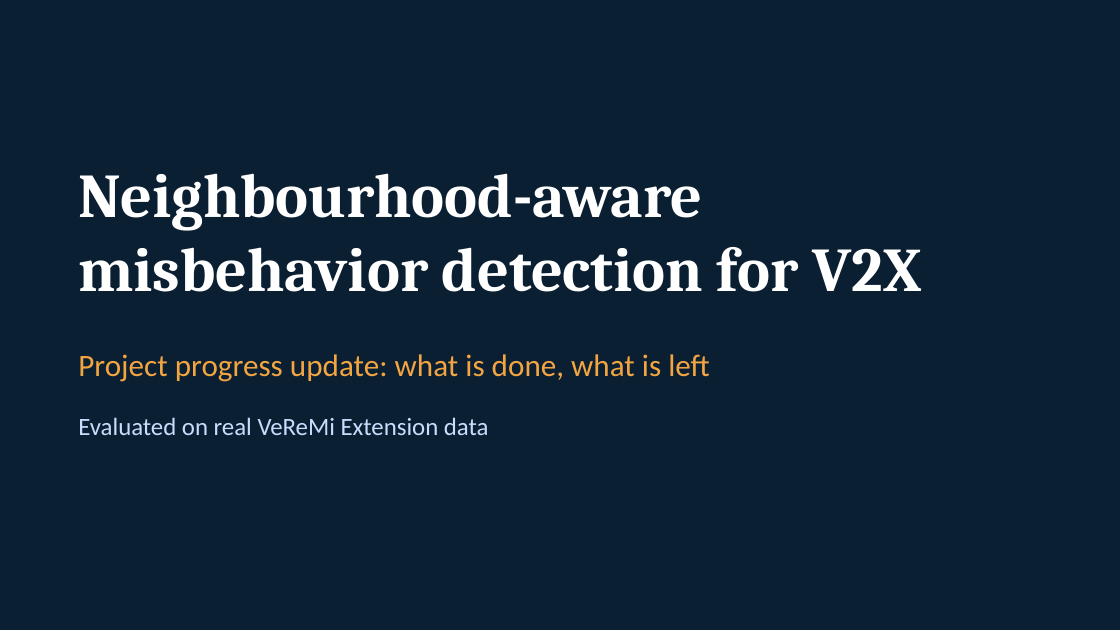
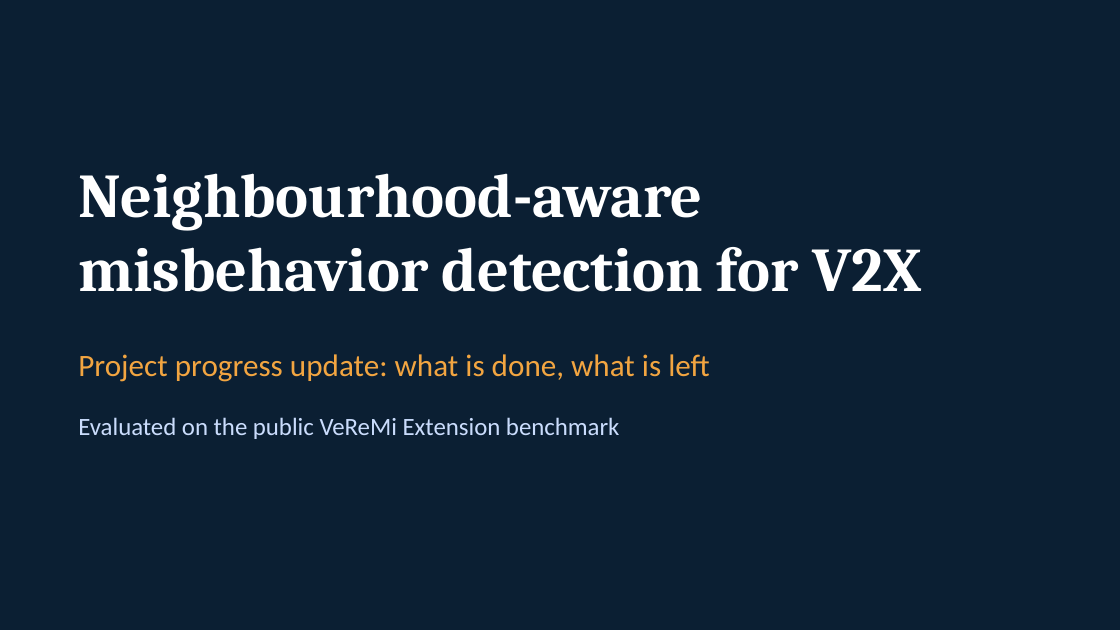
Before and after one commit to ShlokNambiar/Major-Project-, a slide deck: slide 1 of presentation/progress_update.pptx. Drawn at 1120x630 pixels with LibreOffice and Linux fonts; fonts in the diff are those of the drawing. Boxes give left, top, right and bottom in pixels: in the first picture for what was removed or moved away, otherwise in the second. Text is boxed around its words. In the diff, an @@ line names an element or a change of style, - is before the commit and + after.

```diff
--- a/presentation/progress_update.pptx
+++ b/presentation/progress_update.pptx
@@ text at [78, 417, 620, 439]: text changed @@
-Evaluated on real VeReMi Extension data
+Evaluated on the public VeReMi Extension benchmark
```
Also in this commit, not shown: 3 other slides changed, 1 other file.
